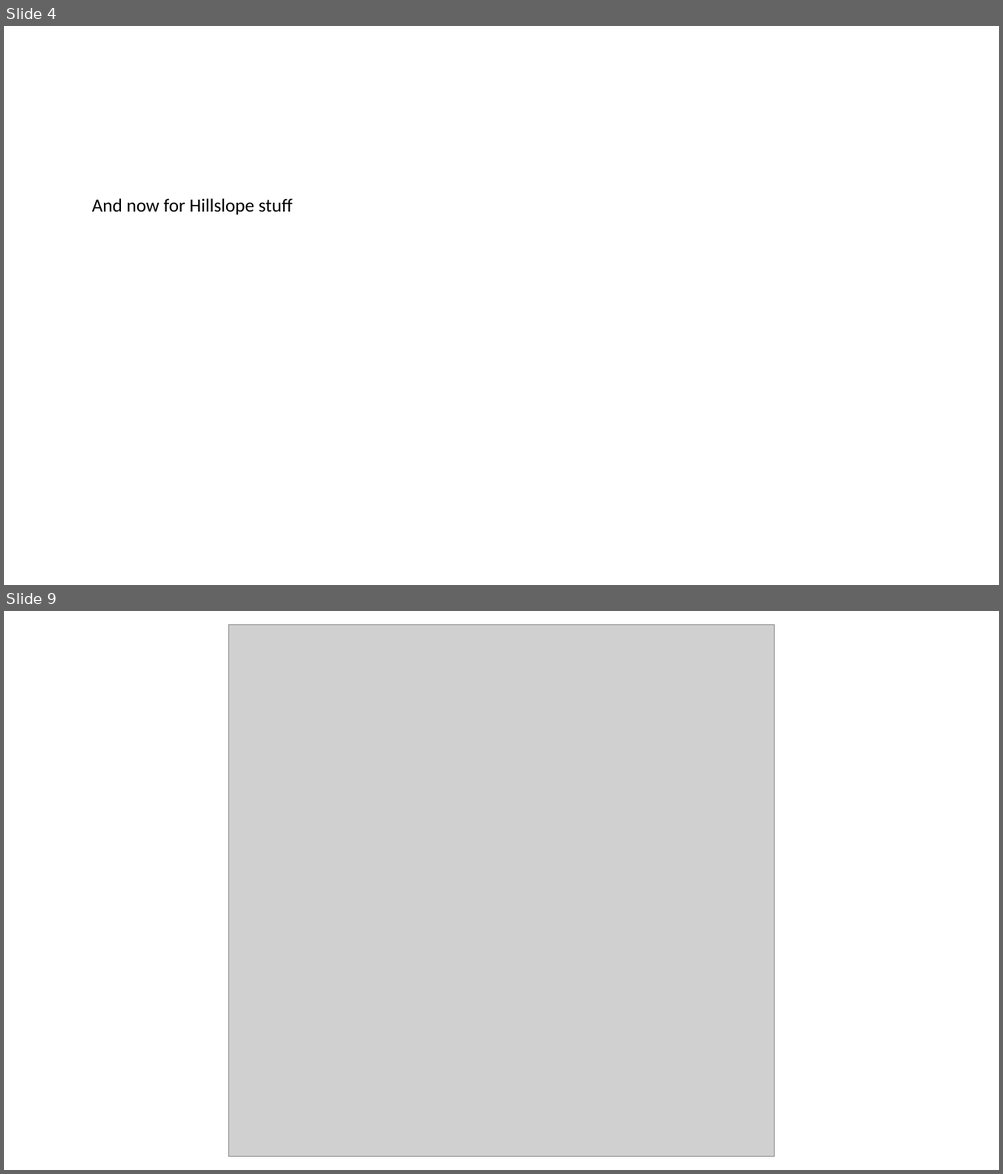
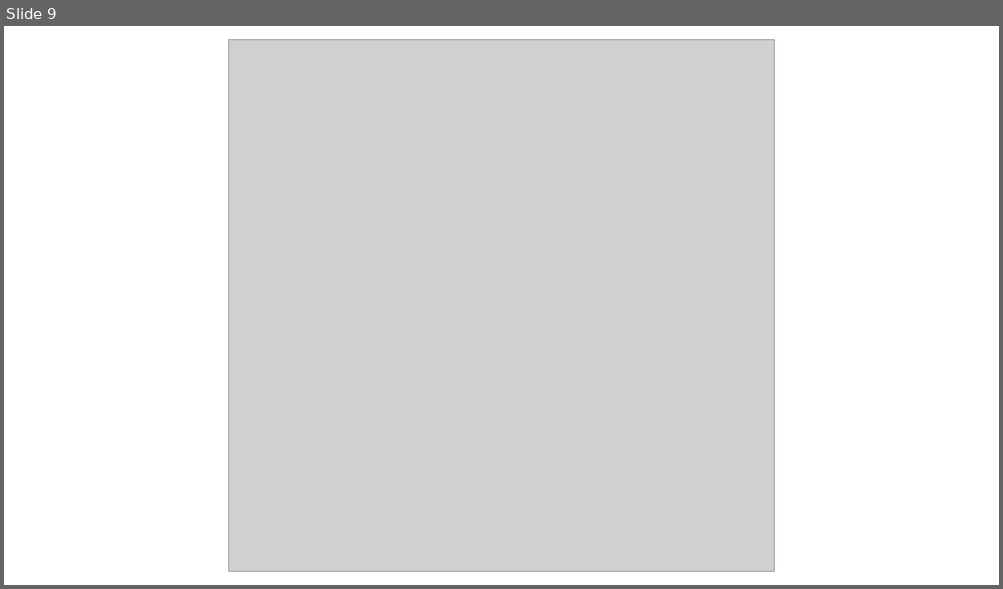
Before and after one commit to sanderson1618/flood-project, a slide deck: presentations/fig_present.pptx. Shown one above the other, each under a label of ours: slides 4 and 9 before the commit, slide 9 after it; the slides between them are not shown. The pictures are 1003x1174 and 1003x589 pixels, drawn with LibreOffice and Linux fonts; fonts in the diff are those of the drawing; grey boxes stand for pictures. Boxes give left, top, right and bottom in pixels: in the first picture for what was removed or moved away, otherwise in the second. Text is boxed around its words. In the diff, an @@ line names an element or a change of style, - is before the commit and + after.

```diff
--- a/presentations/fig_present.pptx
+++ b/presentations/fig_present.pptx
@@ slide 4 removed at box(4, 26, 999, 585), background #FFFFFF @@
@@ text removed at box(92, 198, 293, 215) @@
-And now for Hillslope stuff
```
Also in this commit, not shown: 1 slide added, 7 other files.
